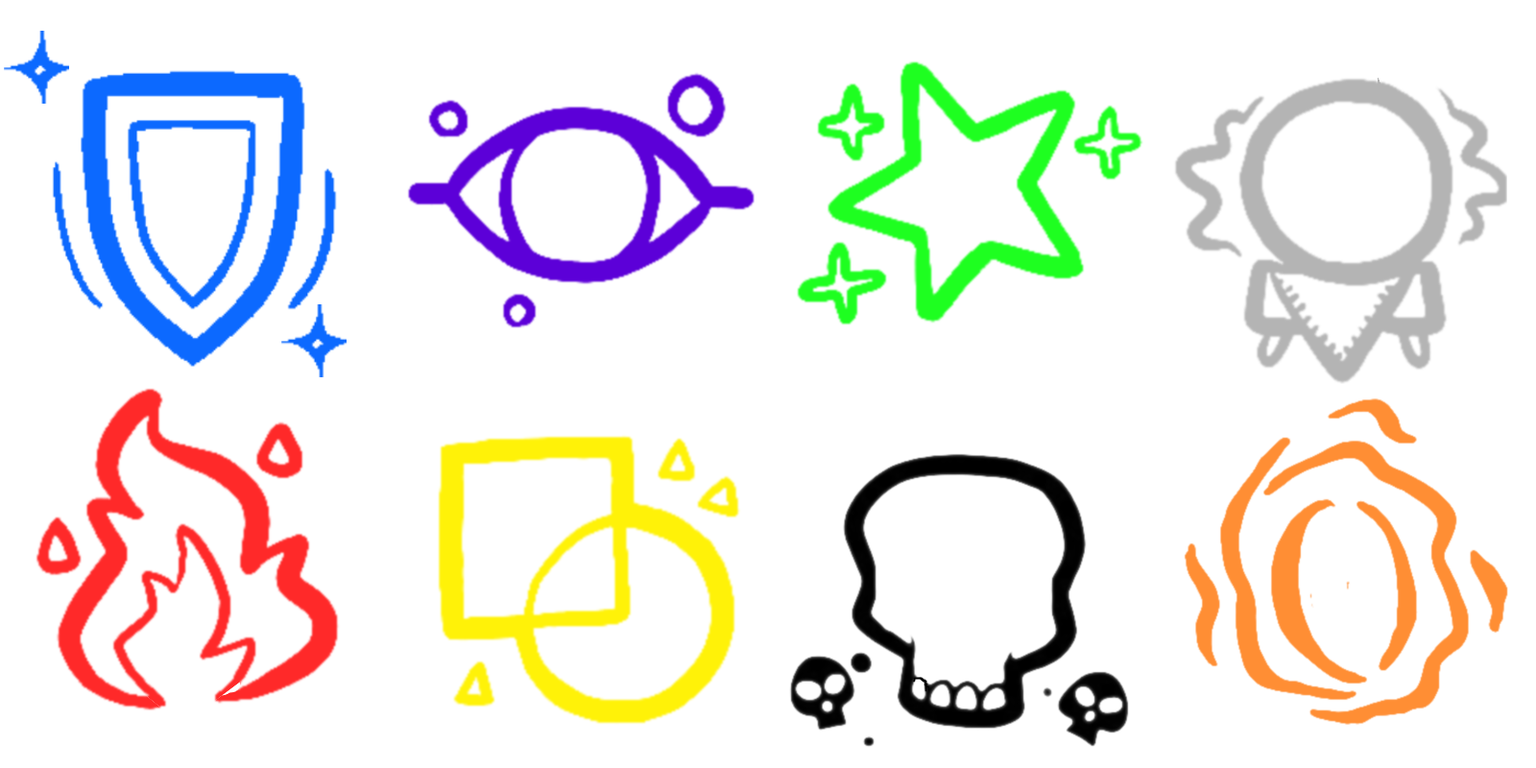
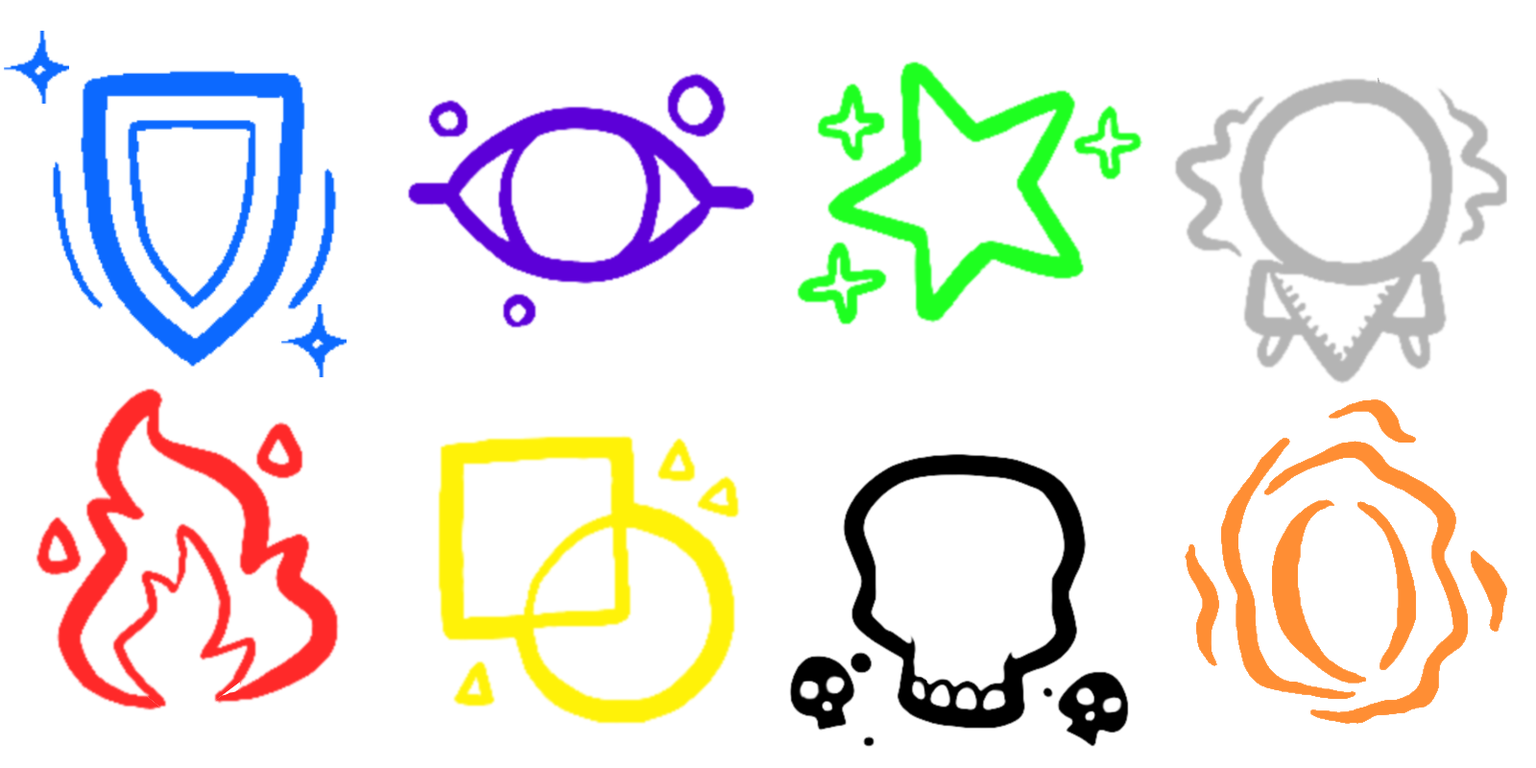
Layers edited between the first and the second 1536 x 768 image:
painted on "Necromancy" over [789,453,1129,747]
painted on "Conjuration" over [1183,397,1509,726]
